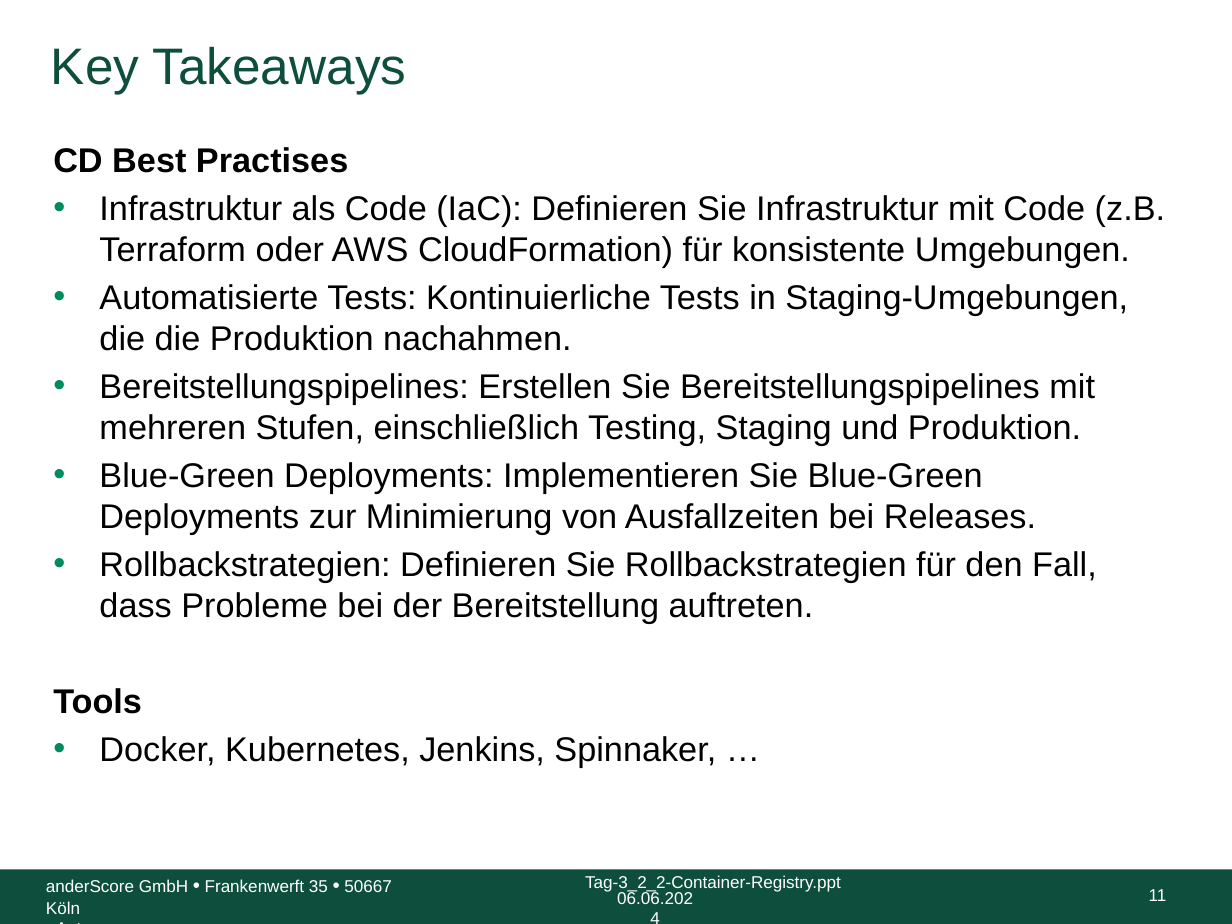
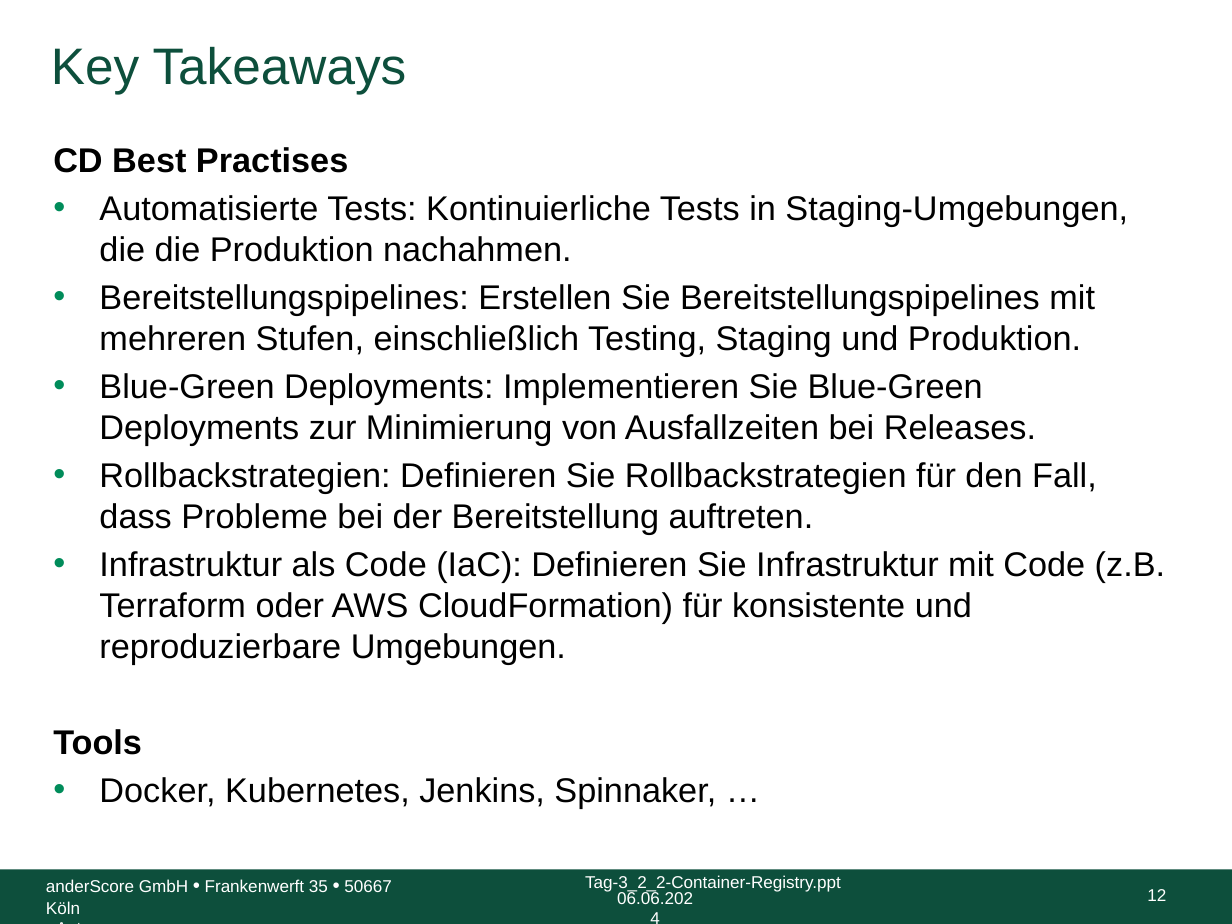
Before and after one commit to anderscore-gmbh/gitlab, a slide deck: slide 12 of slides/Tag-3_5-Abschluss.pptx (slide 11 before the commit). Drawn at 1232x924 pixels with LibreOffice and Linux fonts; fonts in the diff are those of the drawing; background and template pictures are left out. Boxes give left, top, right and bottom in pixels: in the first picture for what was removed or moved away, otherwise in the second. Text is boxed around its words. In the diff, an @@ line names an element or a change of style, - is before the commit and + after.

```diff
--- a/slides/Tag-3_5-Abschluss.pptx
+++ b/slides/Tag-3_5-Abschluss.pptx
@@ text at box(99, 195, 1165, 268): paragraph removed @@
-• Infrastruktur als Code (IaC): Definieren Sie Infrastruktur mit Code (z.B. Terraform oder AWS CloudFormation) für konsistente Umgebungen.
@@ text at box(99, 551, 1165, 665): paragraph added @@
+• Infrastruktur als Code (IaC): Definieren Sie Infrastruktur mit Code (z.B. Terraform oder AWS CloudFormation) für konsistente und reproduzierbare Umgebungen.
@@ page number at box(1147, 889, 1166, 901): text changed @@
-11
+12
```
Also in this commit, not shown: 1 slide added, 1 slide removed.
